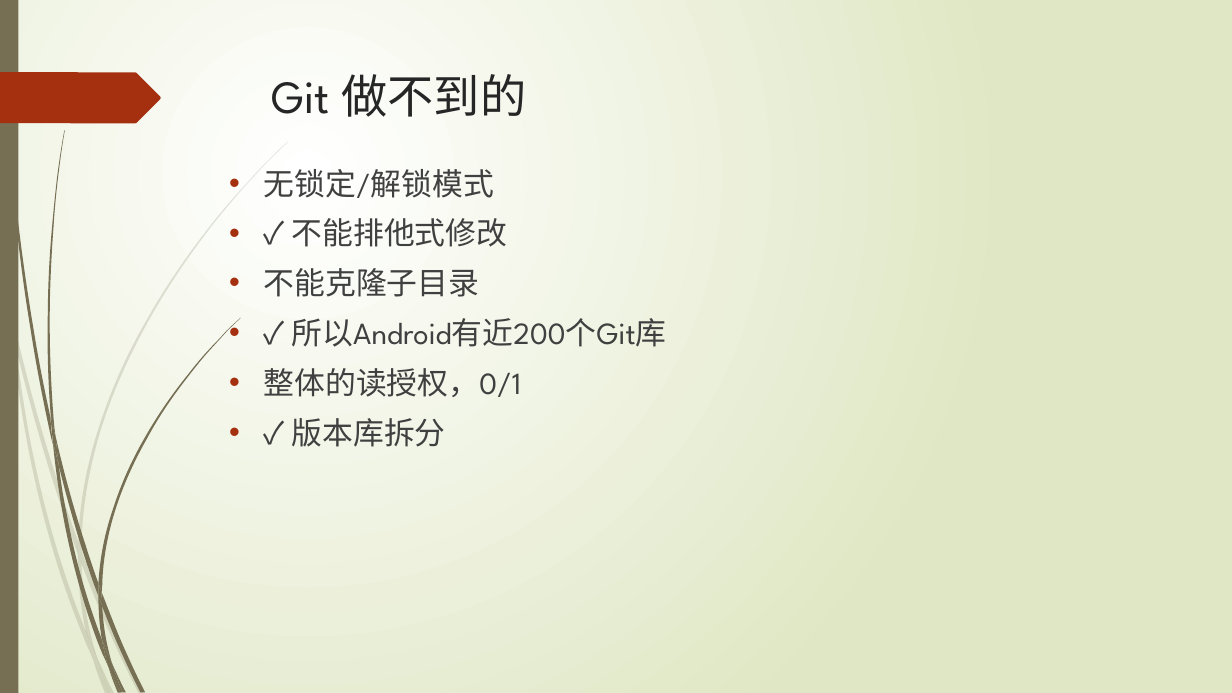
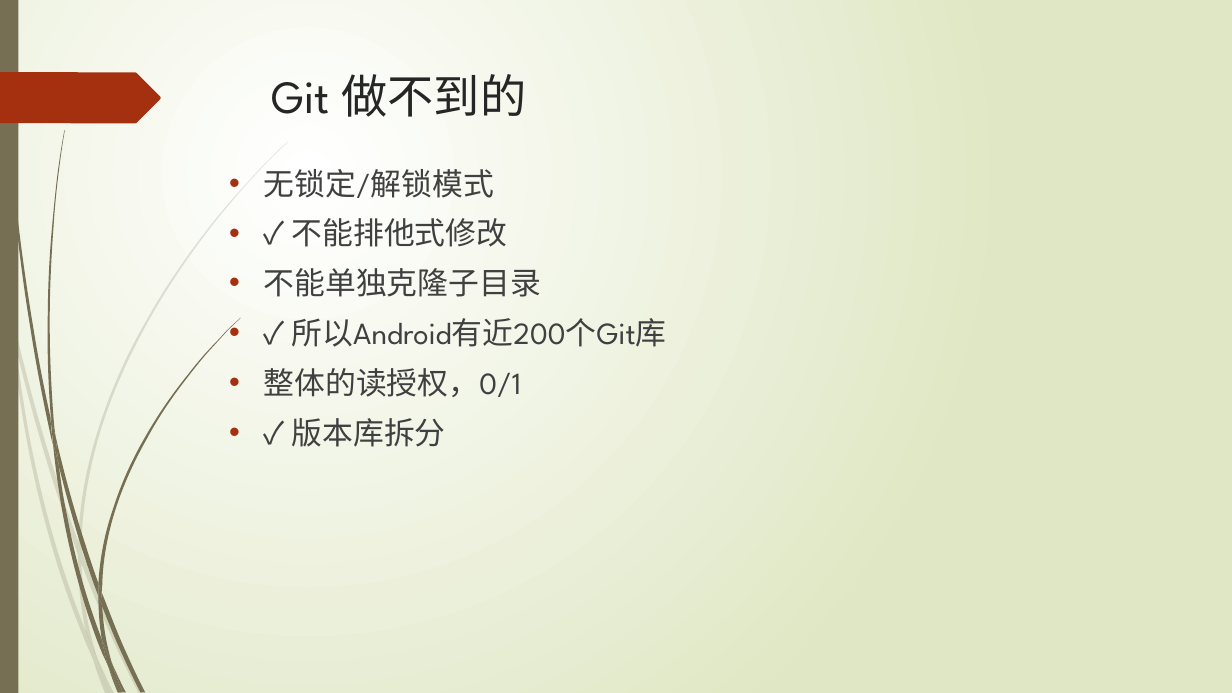
Before and after one commit to watercolor/gitppt, a slide deck: slide 5 of Git.pptx. Drawn at 1232x693 pixels with LibreOffice and Linux fonts; fonts in the diff are those of the drawing. Boxes give left, top, right and bottom in pixels: in the first picture for what was removed or moved away, otherwise in the second. Text is boxed around its words. In the diff, an @@ line names an element or a change of style, - is before the commit and + after.

```diff
--- a/Git.pptx
+++ b/Git.pptx
@@ text at [264, 268, 541, 297]: text changed @@
-• 不能克隆子目录
+• 不能单独克隆子目录
```
Also in this commit, not shown: 5 other slides changed, 6 slides added.
